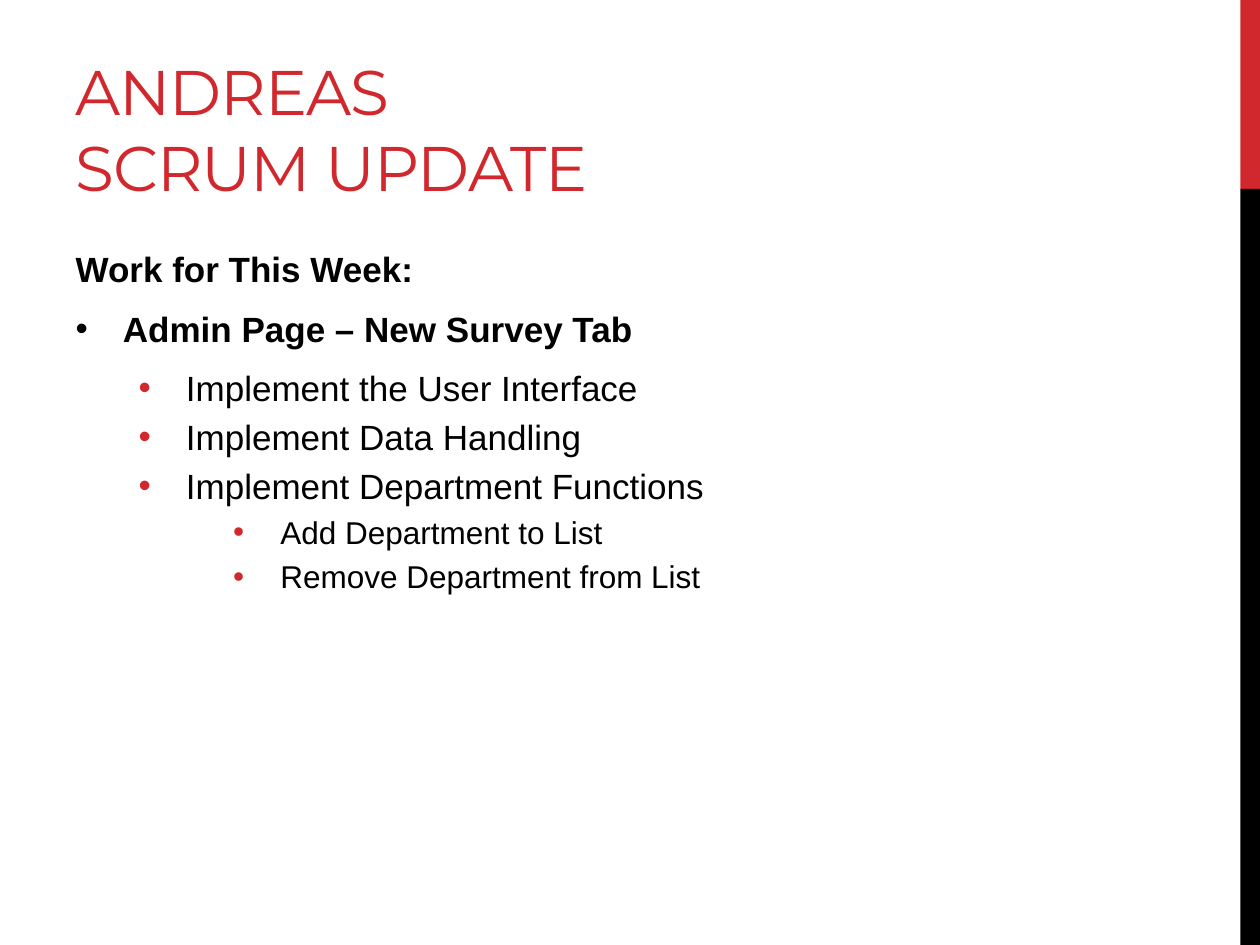
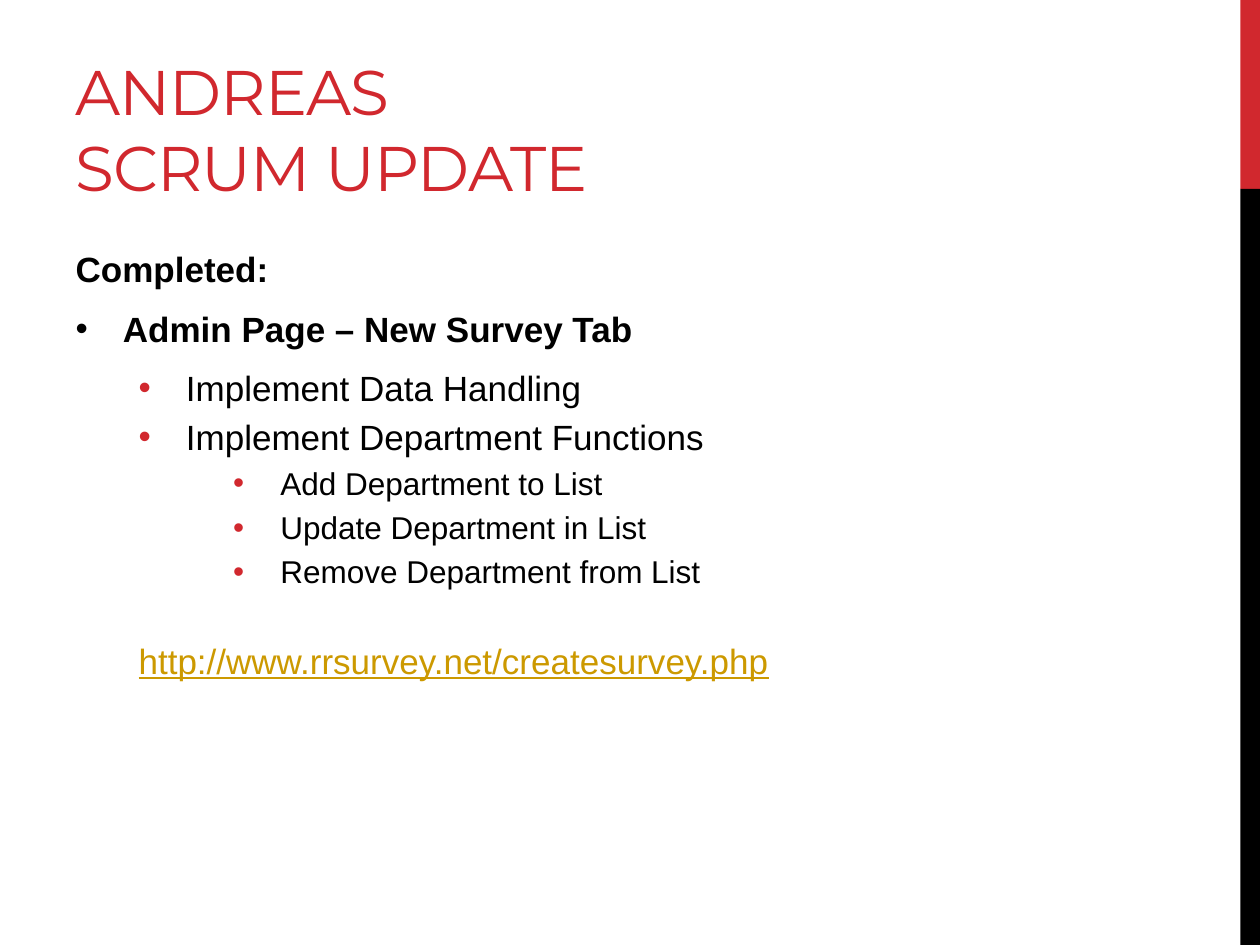
Before and after one commit to AndreasSchwagerl/RR-Survey-System, a slide deck: slide 3 of Presentation/Web Survey System - SCRUM Update 1.pptx. Drawn at 1260x945 pixels with LibreOffice and Linux fonts; fonts in the diff are those of the drawing. Boxes give left, top, right and bottom in pixels: in the first picture for what was removed or moved away, otherwise in the second. Text is boxed around its words. In the diff, an @@ line names an element or a change of style, - is before the commit and + after.

```diff
--- a/Presentation/Web Survey System - SCRUM Update 1.pptx
+++ b/Presentation/Web Survey System - SCRUM Update 1.pptx
@@ text at (76, 256, 269, 289): text changed @@
-Work for This Week:
+Completed:
@@ text at (186, 375, 637, 408): paragraph removed @@
-  • Implement the User Interface
@@ text at (280, 516, 646, 545): paragraph added @@
+    • Update Department in List
@@ text at (139, 648, 768, 681): paragraph added @@
+  http://www.rrsurvey.net/createsurvey.php
```
Also in this commit, not shown: 1 other slide changed, 1 slide added.
